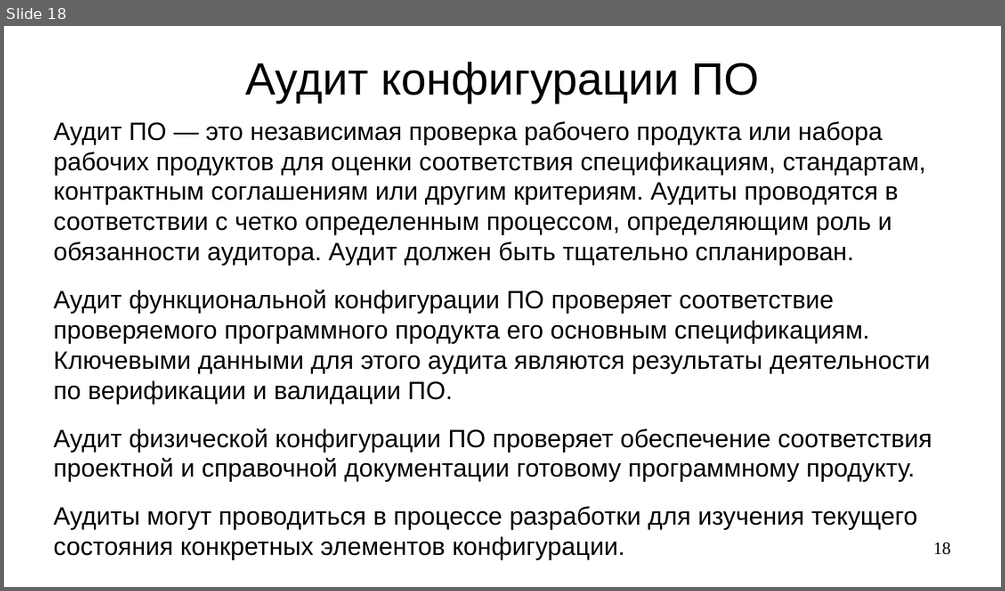
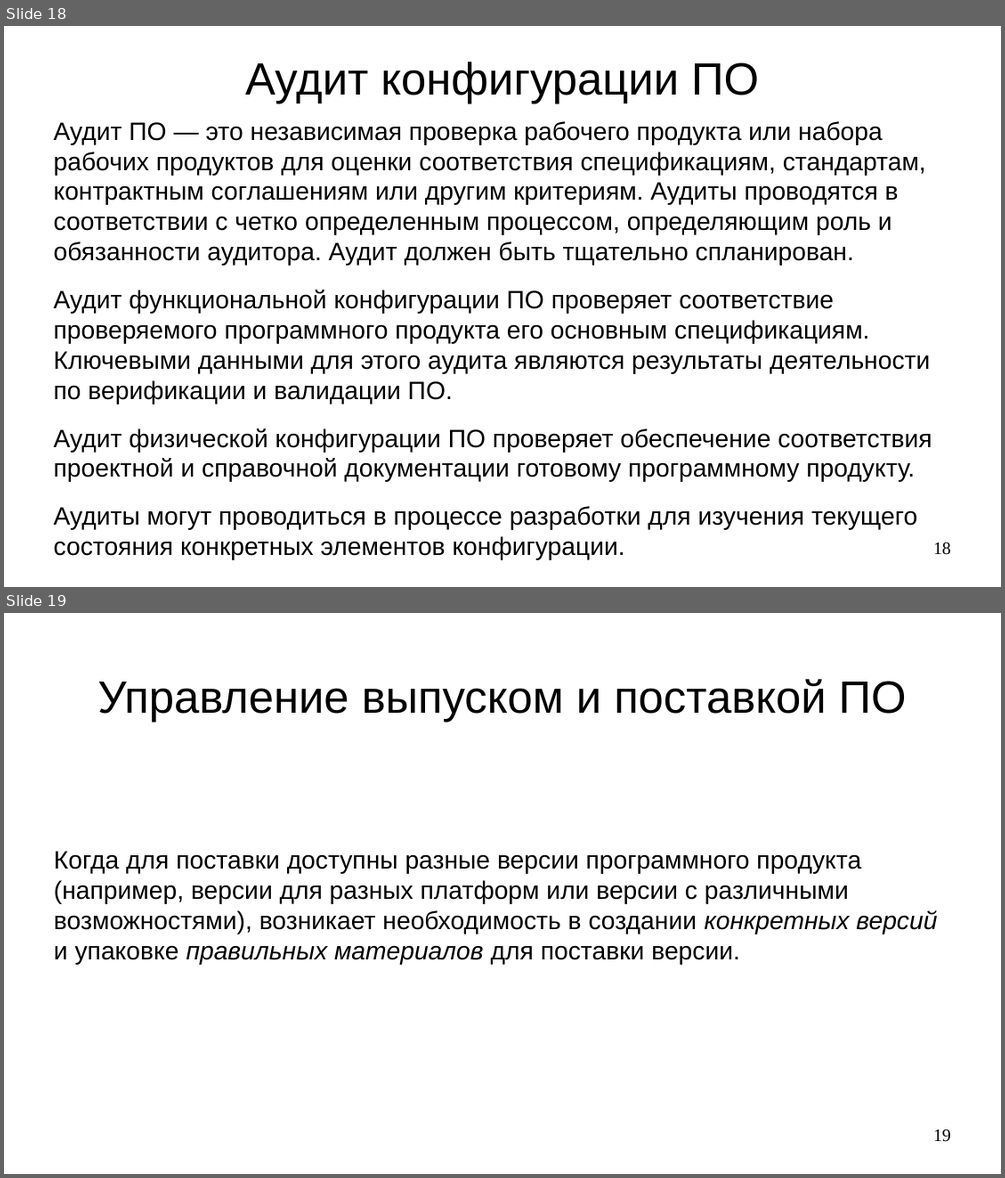
Before and after one commit to steelcraft/stud-lab, a slide deck: Лекции/CASWE01#L6.odp. Shown one above the other, each under a label of ours: slide 18 before the commit, slides 18 and 19 after it. The pictures are 1005x591 and 1005x1178 pixels, drawn with LibreOffice and Linux fonts; fonts in the diff are those of the drawing. Boxes give left, top, right and bottom in pixels: in the first picture for what was removed or moved away, otherwise in the second. Text is boxed around its words. In the diff, an @@ line names an element or a change of style, - is before the commit and + after.

Commit message:
Добавлен раздел "Управление выпуском и поставкой ПО"

```diff
--- a/Лекции/CASWE01#L6.odp
+++ b/Лекции/CASWE01#L6.odp
@@ slide 19 added at (4,613,1001,1174), background #FFFFFF @@
@@ title added at (97,679,906,722), 36 pt, text #000000 @@
+Управление выпуском и поставкой ПО
@@ text added at (54,851,937,965), 20 pt, text #000000 @@
+Когда для поставки доступны разные версии программного продукта (например, версии для разных платформ или версии с различными возможностями), возникает необходимость в создании конкретных версий и упаковке правильных материалов для поставки версии.
@@ page number added at (933,1129,951,1142), 14 pt, text #000000 @@
+19
```
